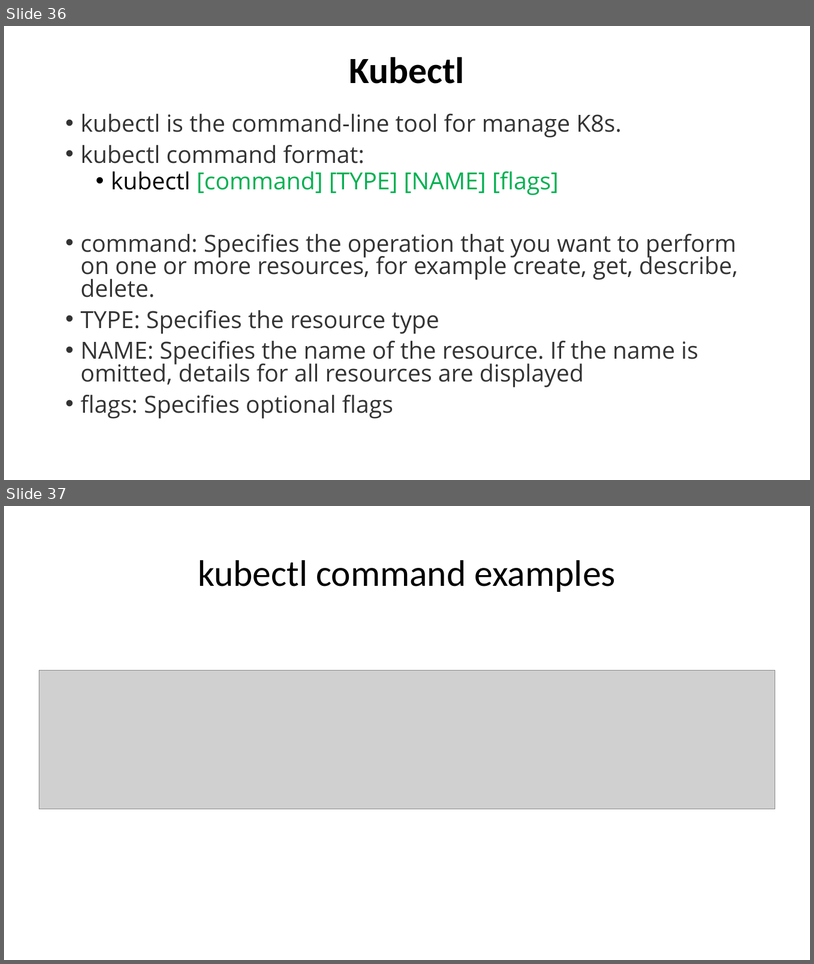
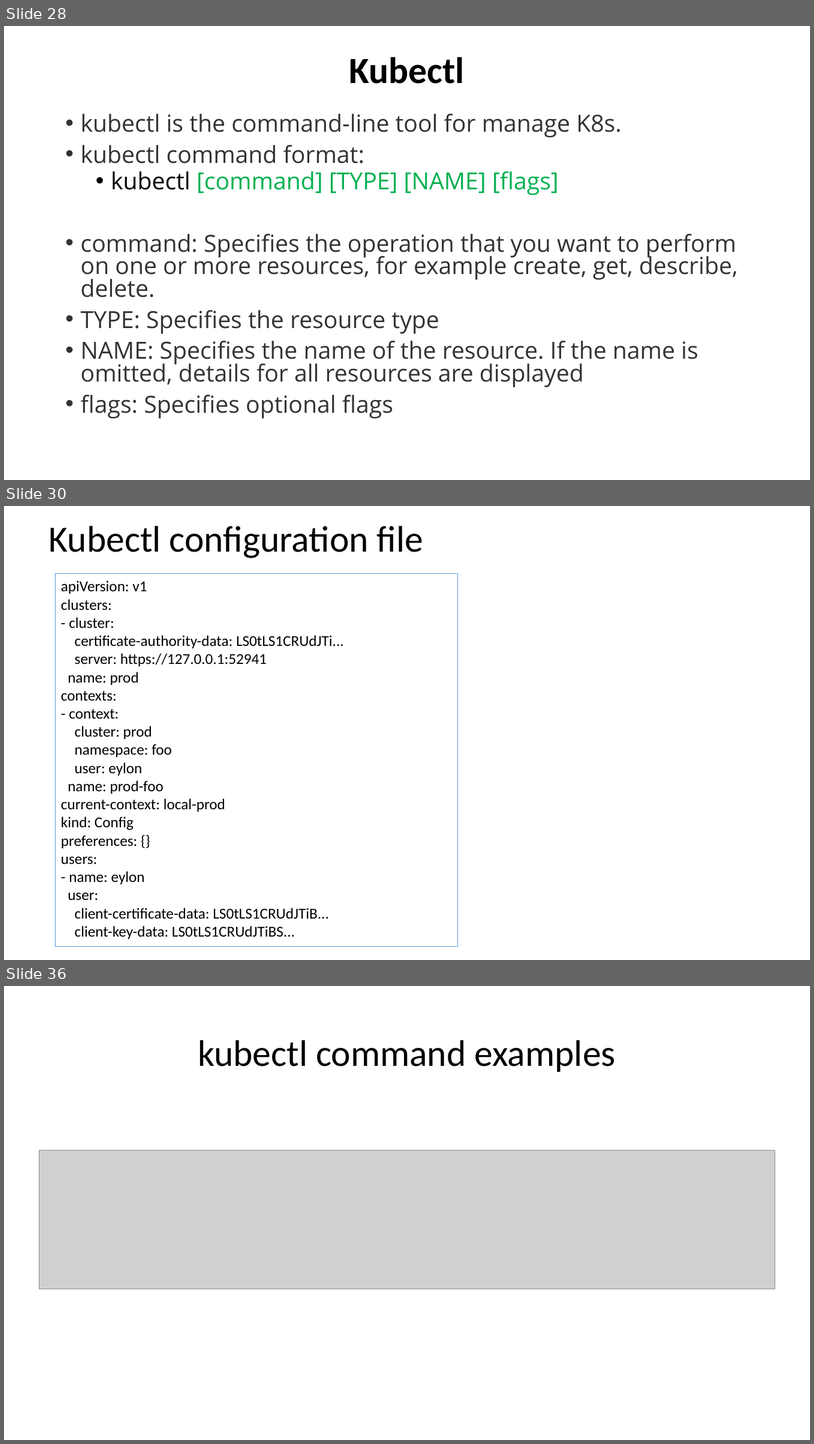
Before and after one commit to eylonmalin/k8s-training, a slide deck: day-1/Using Kubernetes Day 1.pptx. Shown one above the other, each under a label of ours: slides 36 and 37 before the commit, slides 28, 30 and 36 after it; the slides between them are not shown. The pictures are 814x964 and 814x1444 pixels, drawn with LibreOffice and Linux fonts; fonts in the diff are those of the drawing; grey boxes stand for pictures. Boxes give left, top, right and bottom in pixels: in the first picture for what was removed or moved away, otherwise in the second. Text is boxed around its words. In the diff, an @@ line names an element or a change of style, - is before the commit and + after.

```diff
--- a/day-1/Using Kubernetes Day 1.pptx
+++ b/day-1/Using Kubernetes Day 1.pptx
@@ slide 30 added at [4, 506, 810, 960], background #FFFFFF @@
@@ title added at [49, 526, 423, 558], 44 pt, text #000000 @@
+Kubectl configuration file
@@ rectangle added at [55, 574, 458, 946], outline #5B9BD5 0.75 pt, 18 pt, text #000000 @@
+apiVersion: v1
+clusters:
+- cluster:
+certificate-authority-data: LS0tLS1CRUdJTi...
+server: https://127.0.0.1:52941
+name: prod
+contexts:
+- context:
+cluster: prod
+namespace: foo
+user: eylon
+name: prod-foo
+current-context: local-prod
+kind: Config
+preferences: {}
+users:
+- name: eylon
+user:
+client-certificate-data: LS0tLS1CRUdJTiB...
+client-key-data: LS0tLS1CRUdJTiBS...
@@ what was slide 36 is now slide 28 @@
@@ what was slide 37 is now slide 36 @@
```
Also in this commit, not shown: 16 slides changed, 9 other slides added, 2 slides removed.
